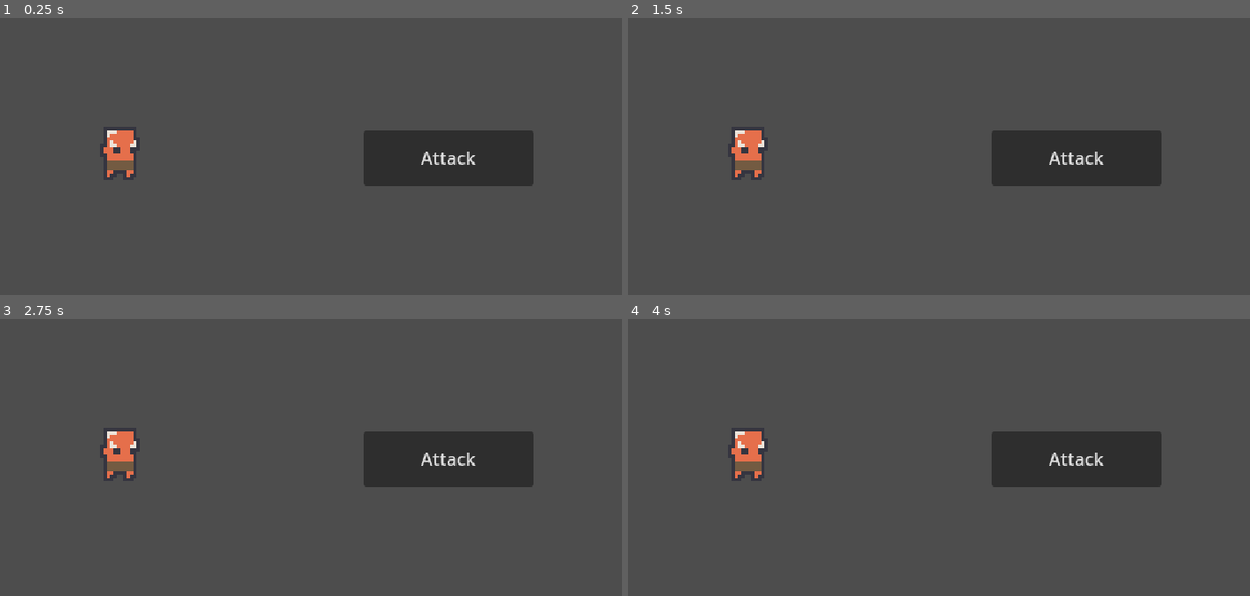
Above: before the commit, frames 1-4 (two rows, left to right).
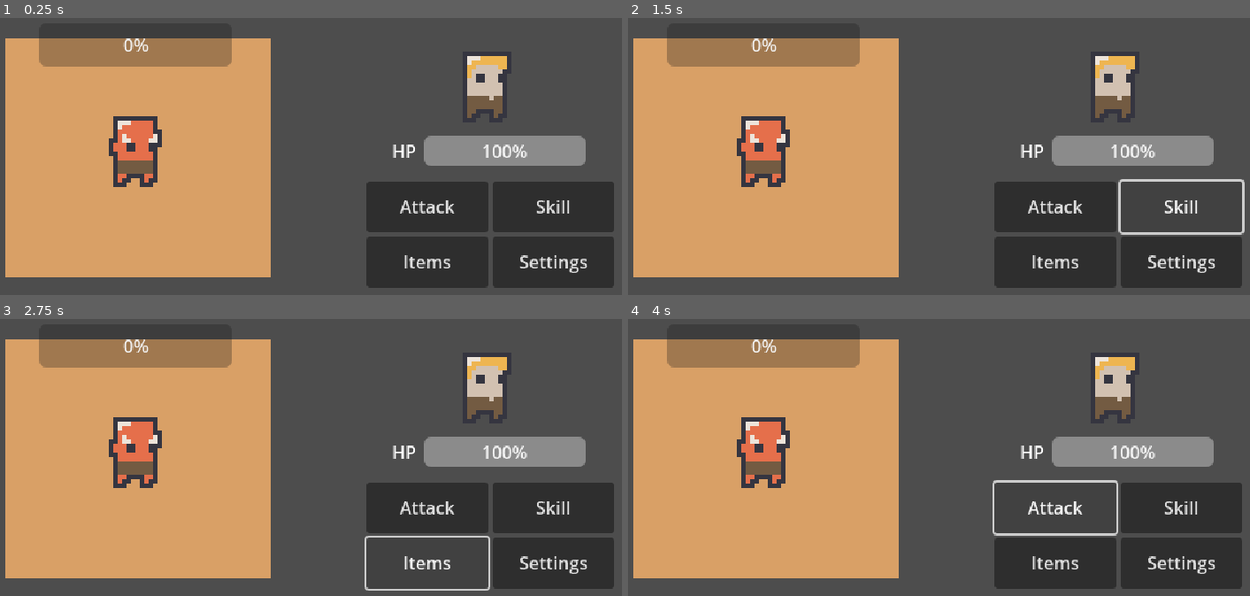
Above: after the commit, the same moments.

Repository: THE21Falcam/Dungeon-Madness
Game: Godot game, scene res://Main World/main_world.tscn
The game is run twice, just before and just after one commit, with the same random seed, the same clock (stepped at 60 frames per second) and the same inputs.
Inputs (mouse positions are in pixels of both pictures, inside the frame that each line leads up to):
- Up to frame 1 (0.25 s): no input
- Up to frame 2 (1.5 s): click "Attack" at 0.5 s; click (1181, 206) at 1.25 s, where only the run after the commit has a clickable "Skill"
- Up to frame 3 (2.75 s): click (429, 562) at 2 s, where only the run after the commit has a clickable "Items"
- Up to frame 4 (4 s): click (1181, 562) at 2.75 s, where only the run after the commit has a clickable "Settings"; click "Attack" at 3.5 s

The runs differ from the first frame. In frame 1, 57% of the frame differs, in the area x 0-99%, y 7-98%; in frame 2, 54%; in frame 3, 54%; in frame 4, 54%.

Commit message:
Added Some More Thing Of Importent In The Layout Of the Game

Diff:
--- a/Dungen Foe/dungen_foe.tscn
+++ b/Dungen Foe/dungen_foe.tscn
@@ -40,7 +40,7 @@
 
 [node name="Dungen Foe" type="Node2D"]
 texture_filter = 1
-scale = Vector2(3, 3)
+scale = Vector2(4, 4)
 
 [node name="AnimatedSprite2D" type="AnimatedSprite2D" parent="."]
 sprite_frames = SubResource("SpriteFrames_cexqq")
--- a/Main World/main_world.tscn
+++ b/Main World/main_world.tscn
@@ -1,7 +1,9 @@
-[gd_scene load_steps=4 format=3 uid="uid://b72pmf3gs41en"]
+[gd_scene load_steps=6 format=3 uid="uid://b72pmf3gs41en"]
 
+[ext_resource type="Texture2D" uid="uid://bhxp5gtrgr8td" path="res://Assets/Created by Master/DungenLayout.png" id="1_2tp7a"]
 [ext_resource type="PackedScene" uid="uid://buyp78y802gnt" path="res://Main GUI/Settings/settings.tscn" id="2_2tp7a"]
 [ext_resource type="PackedScene" uid="uid://c6kbe1mcxwwga" path="res://Dungen Foe/dungen_foe.tscn" id="2_gbj8d"]
+[ext_resource type="Texture2D" uid="uid://i7iwwefbsp7t" path="res://Assets/Dungeon Sprites by analogstudios/mHero_.png" id="3_gbj8d"]
 
 [sub_resource type="SpriteFrames" id="SpriteFrames_4f0rs"]
 
@@ -11,37 +13,129 @@
 [node name="Main Camera" type="Camera2D" parent="."]
 position = Vector2(320, 180)
 
-[node name="Dungen Show" type="Node" parent="."]
+[node name="Main Dungen" type="Node" parent="."]
 
-[node name="Dungen Hall" type="Sprite2D" parent="Dungen Show"]
-position = Vector2(119, 69)
+[node name="Dungen Hall" type="Sprite2D" parent="Main Dungen"]
+position = Vector2(161, 180)
 scale = Vector2(3, 3)
+texture = ExtResource("1_2tp7a")
 
-[node name="Dungen Foe" parent="Dungen Show" instance=ExtResource("2_gbj8d")]
-position = Vector2(145, 164)
+[node name="Dungen Foe" parent="Main Dungen" instance=ExtResource("2_gbj8d")]
+position = Vector2(159, 158)
 
-[node name="Dungen Player" type="AnimatedSprite2D" parent="Dungen Show"]
+[node name="Dungen Hero" type="AnimatedSprite2D" parent="Main Dungen"]
 sprite_frames = SubResource("SpriteFrames_4f0rs")
 
-[node name="Dungen Input" type="Node" parent="."]
+[node name="Dungen Panal" type="Node" parent="."]
 
-[node name="Button" type="Button" parent="Dungen Input"]
+[node name="Player Profile" type="Sprite2D" parent="Dungen Panal"]
+texture_filter = 1
+position = Vector2(475, 100)
+scale = Vector2(4, 4)
+texture = ExtResource("3_gbj8d")
+hframes = 8
+vframes = 6
+
+[node name="Extra UI" type="CanvasLayer" parent="."]
+
+[node name="Settings" parent="Extra UI" instance=ExtResource("2_2tp7a")]
+visible = false
+
+[node name="Dungen GUI" type="Control" parent="Extra UI"]
+layout_mode = 3
 anchors_preset = 8
 anchor_left = 0.5
 anchor_top = 0.5
 anchor_right = 0.5
 anchor_bottom = 0.5
-offset_left = 45.0
-offset_top = -25.0
-offset_right = 199.0
-offset_bottom = 25.0
+offset_left = -320.0
+offset_top = -180.0
+offset_right = 320.0
+offset_bottom = 180.0
 grow_horizontal = 2
 grow_vertical = 2
+
+[node name="Foe HP Bar" type="ProgressBar" parent="Extra UI/Dungen GUI"]
+layout_mode = 1
+anchors_preset = 8
+anchor_left = 0.5
+anchor_top = 0.5
+anchor_right = 0.5
+anchor_bottom = 0.5
+offset_left = -248.0
+offset_top = -122.0
+offset_right = -74.0
+offset_bottom = -83.0
+grow_horizontal = 2
+grow_vertical = 2
+
+[node name="Hero HP Text" type="Label" parent="Extra UI/Dungen GUI"]
+layout_mode = 1
+anchors_preset = 8
+anchor_left = 0.5
+anchor_top = 0.5
+anchor_right = 0.5
+anchor_bottom = 0.5
+offset_left = 71.0
+offset_top = -18.5
+offset_right = 93.0
+offset_bottom = 4.5
+grow_horizontal = 2
+grow_vertical = 2
+text = "HP"
+
+[node name="Hero HP Bar" type="ProgressBar" parent="Extra UI/Dungen GUI/Hero HP Text"]
+layout_mode = 1
+anchors_preset = 8
+anchor_left = 0.5
+anchor_top = 0.5
+anchor_right = 0.5
+anchor_bottom = 0.5
+offset_left = 18.0
+offset_top = -13.5
+offset_right = 164.0
+offset_bottom = 13.5
+grow_horizontal = 2
+grow_vertical = 2
+step = 1.0
+value = 100.0
+
+[node name="GridContainer" type="GridContainer" parent="Extra UI/Dungen GUI"]
+layout_mode = 1
+anchors_preset = 8
+anchor_left = 0.5
+anchor_top = 0.5
+anchor_right = 0.5
+anchor_bottom = 0.5
+offset_left = 48.0
+offset_top = 21.0
+offset_right = 272.0
+offset_bottom = 117.0
+grow_horizontal = 2
+grow_vertical = 2
+columns = 2
+
+[node name="Attack" type="Button" parent="Extra UI/Dungen GUI/GridContainer"]
+layout_mode = 2
+size_flags_horizontal = 3
+size_flags_vertical = 3
 text = "Attack
 "
 
-[node name="Dungen GUI" type="Node" parent="."]
+[node name="Skill" type="Button" parent="Extra UI/Dungen GUI/GridContainer"]
+layout_mode = 2
+size_flags_horizontal = 3
+size_flags_vertical = 3
+text = "Skill"
 
-[node name="Extra UI" type="CanvasLayer" parent="."]
+[node name="Item" type="Button" parent="Extra UI/Dungen GUI/GridContainer"]
+layout_mode = 2
+size_flags_horizontal = 3
+size_flags_vertical = 3
+text = "Items"
 
-[node name="Settings" parent="Extra UI" instance=ExtResource("2_2tp7a")]
+[node name="Settings" type="Button" parent="Extra UI/Dungen GUI/GridContainer"]
+layout_mode = 2
+size_flags_horizontal = 3
+size_flags_vertical = 3
+text = "Settings"
Binary file added: Assets/Created by Master/DungenLayout.ase
Binary file added: Assets/Created by Master/DungenLayout.png
Not shown, added: Assets/Created by Master/DungenLayout.png.import
